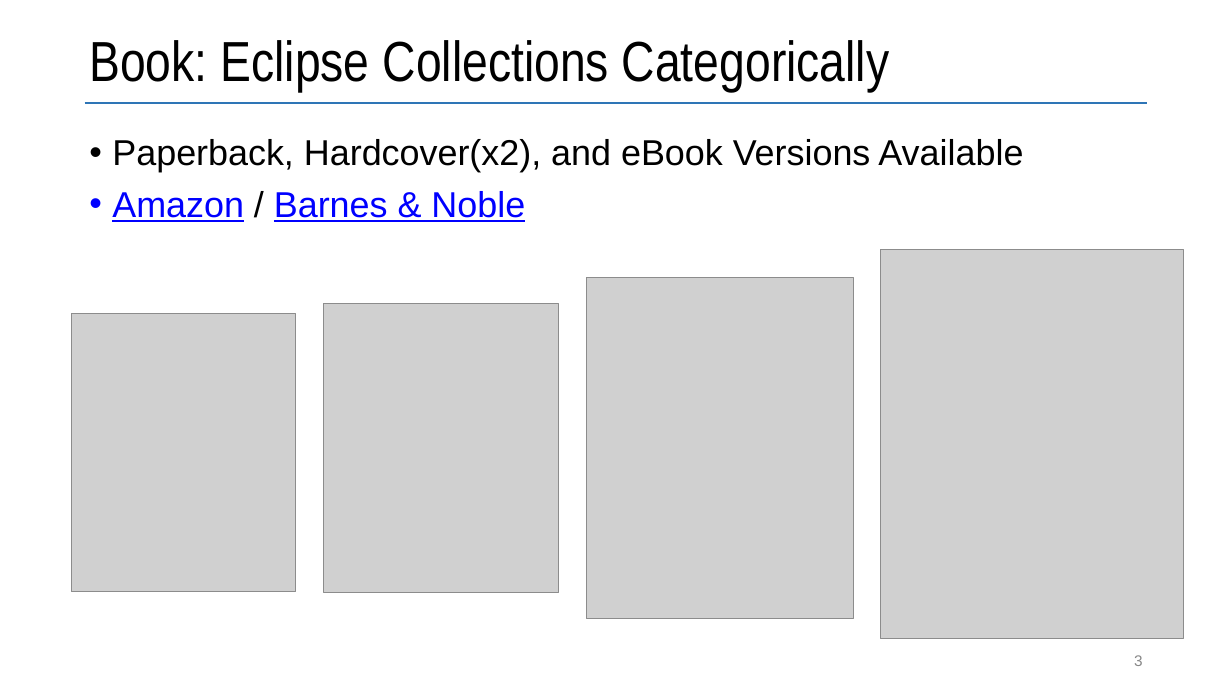
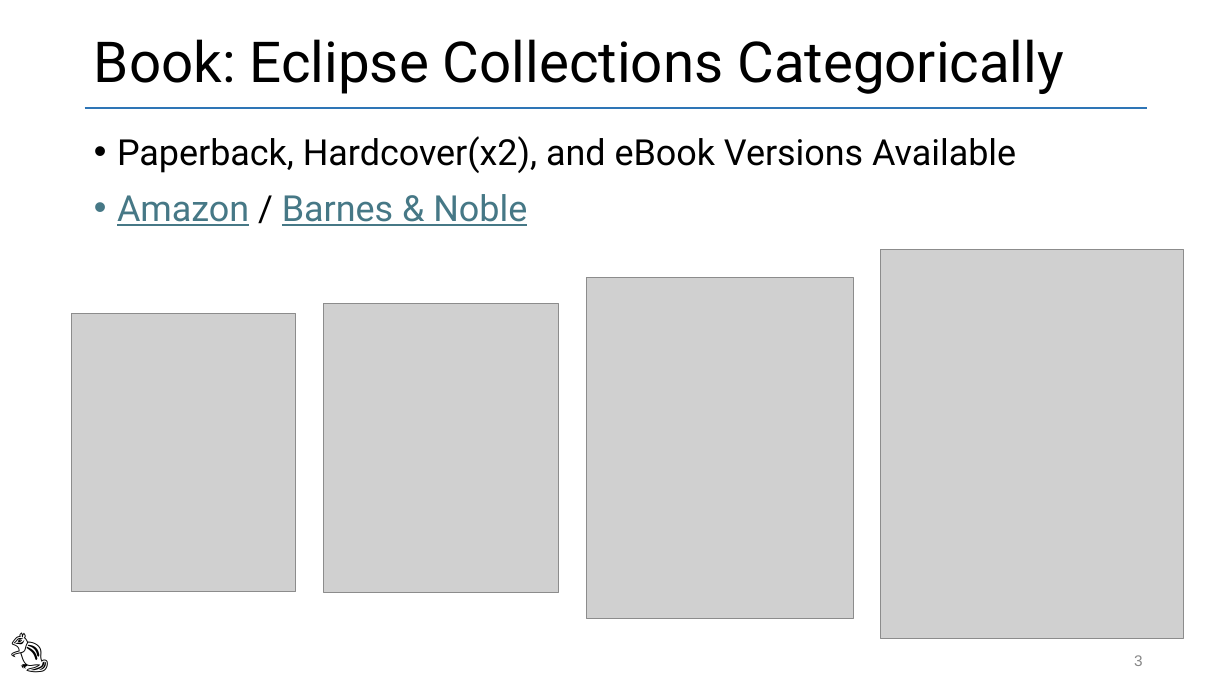
Before and after one commit to vmzakharov/refactor-to-ec-remake, a slide deck: slide 3 of RefactorToEcIntro.pptx. Drawn at 1232x693 pixels with LibreOffice and Linux fonts; fonts in the diff are those of the drawing; grey boxes stand for pictures. Boxes give left, top, right and bottom in pixels: in the first picture for what was removed or moved away, otherwise in the second. Text is boxed around its words. In the diff, an @@ line names an element or a change of style, - is before the commit and + after.

```diff
--- a/RefactorToEcIntro.pptx
+++ b/RefactorToEcIntro.pptx
@@ title "Book: Eclipse Collections Categorically" at <box>94,39,1064,94</box>: font Arial Narrow to Roboto @@
@@ line moved from (85, 103) - (1148, 103) to (85, 107) - (1148, 107) @@
@@ text "Paperback, Hardcover(x2), and eBook Versions ..." at <box>117,136,1016,226</box>: font Arial to Roboto; text colour #0000FF to #467886 in "Amazon Barnes & Noble"; line spacing 0.9 to 1 @@
@@ text added at <box>0,619,74,678</box>, 32 pt, text #000000 @@
+🐿️
```
Also in this commit, not shown: 15 other slides changed, 1 slide added, 1 other file.
